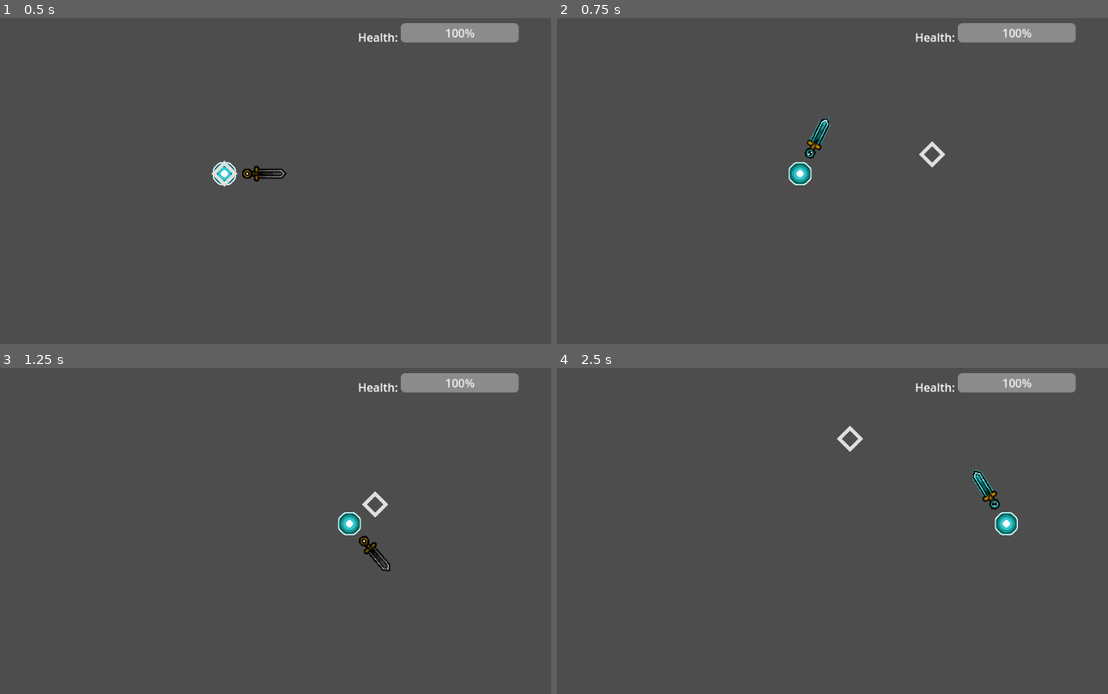
Above: before the commit, frames 1-4 (two rows, left to right).
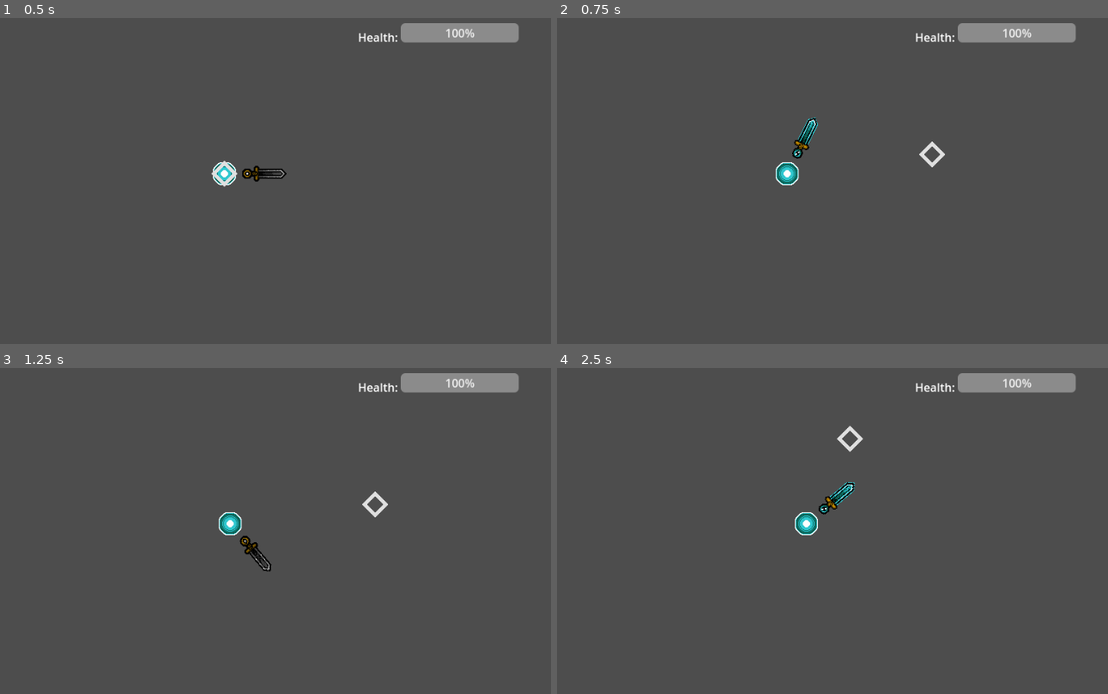
Above: after the commit, the same moments.

Repository: TheRealComedian/sam-pj16
Game: Godot game, scene res://scenes/game.tscn
Same seed, same stepped clock (60 frames per second), same inputs: the game is played once before the commit and once after it.
Inputs (mouse positions are in pixels of both pictures, inside the frame that each line leads up to):
- Up to frame 1 (0.5 s): no input
- Up to frame 2 (0.75 s): tap Enter at 0.5 s; move the mouse to (931, 154) at 0.52 s; hold D (move_right) from 0.53 s (still down); click (931, 154) at 0.6 s
- Up to frame 3 (1.25 s): keep holding D (move_right)
- Up to frame 4 (2.5 s): release D (move_right) at 1.25 s; drag from (645, 544) to (909, 524) at 1.27 s; tap Space at 2 s; move the mouse to (849, 439) at 2.02 s; hold D (move_right) from 2.03 s (still down); hold Shift from 2.03 s (still down); click (849, 439) at 2.17 s

Frame 1 is identical in both runs. In frame 2, 0.9% of the frame differs, in the area x 39-50%, y 30-52%; in frame 3, 0.9%; in frame 4, 1.1%, in the area x 43-84%, y 31-52%.

Commit message:
moved weapon aiming functionality to Player

Diff:
--- a/scenes/entities/player/player.gd
+++ b/scenes/entities/player/player.gd
@@ -5,6 +5,7 @@
 const momentum = 1200
 const friction = 600
 @export var health_component: HealthComponent
+@export var weapon: Weapon
 
 func _ready():
 	if Global.player:
@@ -15,6 +16,17 @@
 
 func _physics_process(delta):
 	var input_direction = Input.get_vector("move_left", "move_right", "move_up", "move_down")
+
+	if input_disabled:
+		input_direction = Vector2(0, 0)
+
 	if !input_disabled:
-		velocity = velocity.move_toward(input_direction * movement_speed, momentum * delta)
+		# aim weapon to cursor position
+		if weapon:
+			weapon.look_at(Global.game.get_global_mouse_position())
+
+	velocity = velocity.move_toward(
+		input_direction * movement_speed,
+		momentum * delta
+	)
 	move_and_slide()
--- a/scenes/entities/player/player.tscn
+++ b/scenes/entities/player/player.tscn
@@ -12,11 +12,12 @@
 [sub_resource type="RectangleShape2D" id="RectangleShape2D_445qy"]
 size = Vector2(32, 32)
 
-[node name="Player" type="CharacterBody2D" node_paths=PackedStringArray("health_component")]
+[node name="Player" type="CharacterBody2D" node_paths=PackedStringArray("health_component", "weapon")]
 collision_layer = 2
 motion_mode = 1
 script = ExtResource("1_3evo7")
 health_component = NodePath("HealthComponent")
+weapon = NodePath("Sword")
 
 [node name="Sprite2D" type="Sprite2D" parent="."]
 texture = ExtResource("2_ed7un")
--- a/scenes/game.gd
+++ b/scenes/game.gd
@@ -9,5 +9,5 @@
 	#NOTE: this may seem obsolete, but trust me having a separate global signal for the main scene's readiness prevents a lot of issues using the built in ready signal causes
 	SignalBus.main_scene_ready.emit()
 
-func _process(delta):
+func _process(_delta):
 	cursor.global_position = get_global_mouse_position()
--- a/scenes/weapons/weapon_base/states/attack.gd
+++ b/scenes/weapons/weapon_base/states/attack.gd
@@ -3,5 +3,10 @@
 extends State
 
 func enter():
+	#TODO: this line works as long as the user is a Player or at least has that prop. I'd like to come up with a cleaner way to do it, but for a prototype it's fine
+	owner.get_parent().input_disabled = true
 	await owner.attack()
 	Transitioned.emit(self, 'Idle')
+
+func exit():
+	owner.get_parent().input_disabled = false
--- a/scenes/weapons/weapon_base/states/idle.gd
+++ b/scenes/weapons/weapon_base/states/idle.gd
@@ -3,10 +3,5 @@
 extends State
 
 func physics_update(_delta):
-	##TODO: this is a placeholder for the player. to make it reusable this can't be here when added to enemies, so it will need to be changed
-	# Not sure if I want to move this to player-side controls since that'll be a mess of states back and forth, or if I should just add cases here for if the user is a player or enemy.
-	if !Global.game: await SignalBus.main_scene_ready
-	owner.look_at(Global.game.get_global_mouse_position())
-
 	if Input.is_action_just_pressed("attack"):
 		Transitioned.emit(self, 'attack')
--- a/scenes/weapons/weapon_base/weapon.gd
+++ b/scenes/weapons/weapon_base/weapon.gd
@@ -1,4 +1,6 @@
 class_name Weapon extends Node2D
+
+@onready var FSM: FiniteStateMachine = $FiniteStateMachine
 
 ## Async method called in the attack script
 # override with any attack functionality like sprite/position changes or hitbox control
